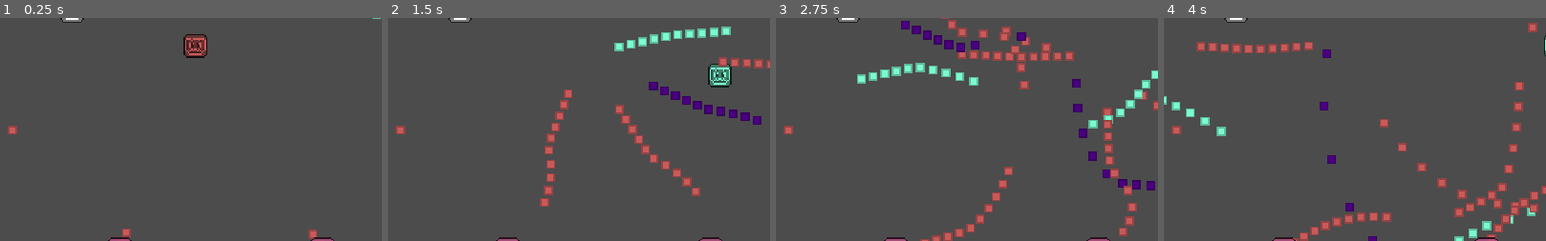
Above: before the commit, frames 1-4 (left to right).
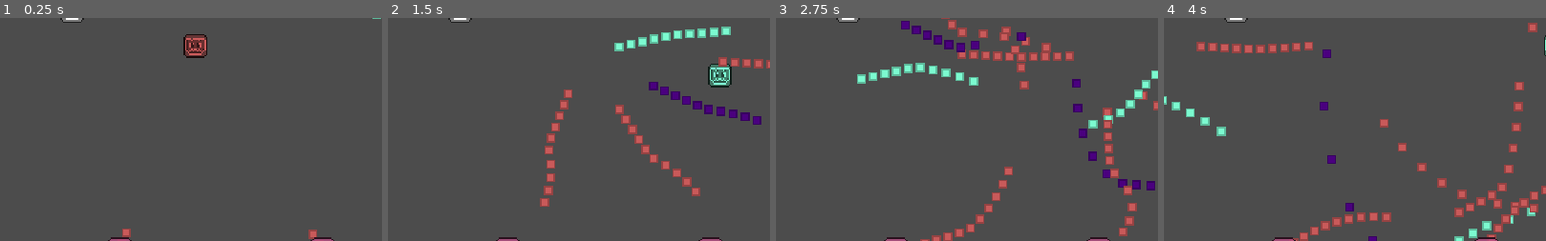
Above: after the commit, the same moments.

Repository: mewore/rgb-squad
Game: Godot game, scene res://Game.tscn
Same seed, same stepped clock (60 frames per second), same inputs: the game is played once before the commit and once after it.
Inputs:
- Up to frame 1 (0.25 s): no input
- Up to frame 2 (1.5 s): tap Enter at 0.5 s; hold Right (move_right) 0.53-1.28 s; hold D (set_blue) 0.53-1.28 s; hold Down (move_down) from 1.28 s (still down); tap S (set_green) at 1.35 s
- Up to frame 3 (2.75 s): release Down (move_down) at 2.03 s; hold Right (move_right) from 2.03 s (still down); hold A (set_red) from 2.03 s (still down)
- Up to frame 4 (4 s): release Right (move_right) at 2.78 s; release A (set_red) at 2.78 s; hold Up (move_up) 2.78-3.53 s; tap D (set_blue) at 2.85 s; hold Left (move_left) from 3.53 s (still down); hold S (set_green) from 3.53 s (still down)
The pictures show only the part of the screen within x 11-61%, y 31-81%; the shares and areas given below are measured in that part.

The runs differ from the first frame. In frame 1, 0.1% of the frame differs, in the area x 2-5%, y 48-53%; in frame 2, 0.1%; in frame 3, 0.1%; in frame 4, 0.1%.

Commit message:
Player HP and lose state

Diff:
--- a/Game.tscn
+++ b/Game.tscn
@@ -1,8 +1,7 @@
-[gd_scene load_steps=7 format=2]
+[gd_scene load_steps=6 format=2]
 
 [ext_resource path="res://environment/tilesheet.png" type="Texture" id=1]
 [ext_resource path="res://entities/player/Player.tscn" type="PackedScene" id=2]
-[ext_resource path="res://entities/bullet/PlayerBullet.tscn" type="PackedScene" id=3]
 [ext_resource path="res://entities/enemy/Shooter.tscn" type="PackedScene" id=5]
 
 [sub_resource type="ConvexPolygonShape2D" id=1]
@@ -57,9 +56,6 @@
 "bullet_container",
 ]]
 
-[node name="PlayerBullet" parent="BulletContainer" instance=ExtResource( 3 )]
-position = Vector2( 64, 168 )
-
 [node name="Shooter" parent="." instance=ExtResource( 5 )]
 position = Vector2( 136, 248 )
 
--- a/Global.gd
+++ b/Global.gd
@@ -8,9 +8,9 @@
 var current_level: int = 0
 var game_won: bool = false
 
-onready var GAME_BEGIN_SCENE = "res://ui/Game.tscn"
-onready var GAME_LOST_SCENE = "res://ui/Game.tscn"
-onready var GAME_WON_SCENE = "res://ui/Game.tscn"
+onready var GAME_BEGIN_SCENE = "res://Game.tscn"
+onready var GAME_LOST_SCENE = "res://Game.tscn"
+onready var GAME_WON_SCENE = "res://Game.tscn"
 
 # Player properties
 const MAX_PLAYER_HP: int = 5
@@ -21,6 +21,8 @@
     player_hp = new_player_hp
     if new_player_hp < old_player_hp:
         emit_signal("player_damaged", old_player_hp, new_player_hp)
+    if new_player_hp <= 0:
+        lose_game()
 
 func _ready():
     LOG.info("Global :: ready")
--- a/entities/player/Player.gd
+++ b/entities/player/Player.gd
@@ -33,4 +33,4 @@
     HURTBOX.collision_layer = INITIAL_PHYSICS_LAYER << colour
 
 func take_damage(damage: int) -> void:
-    print("Taking %d damage... NOT." % damage)
+    Global.player_hp -= damage
Not shown, changed: README.md
